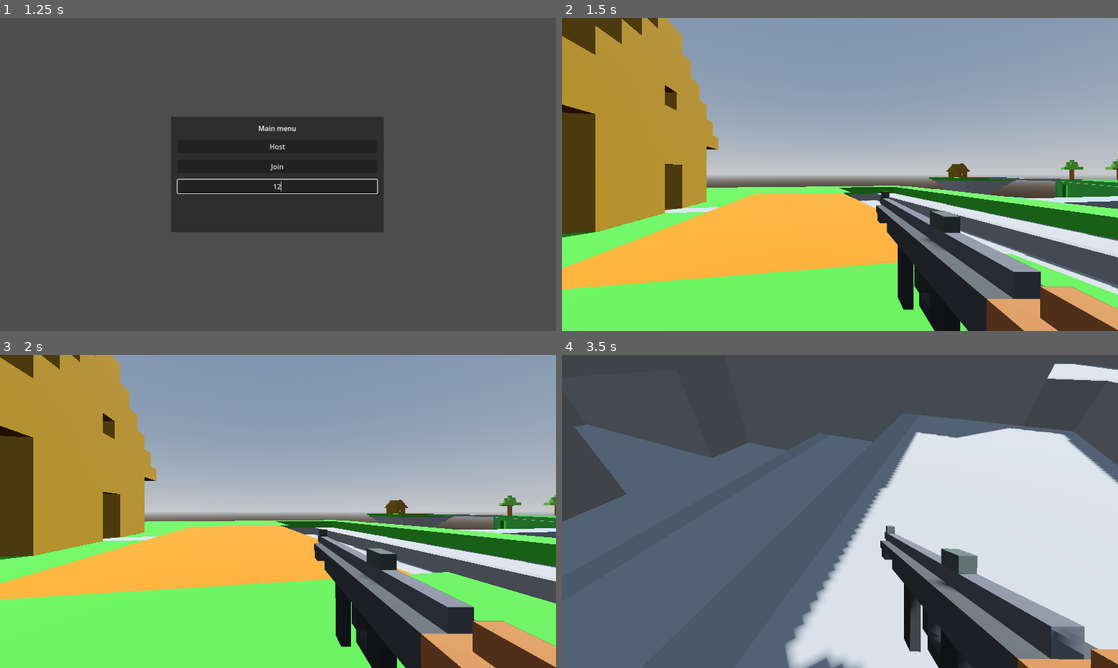
Above: before the commit, frames 1-4 (two rows, left to right).
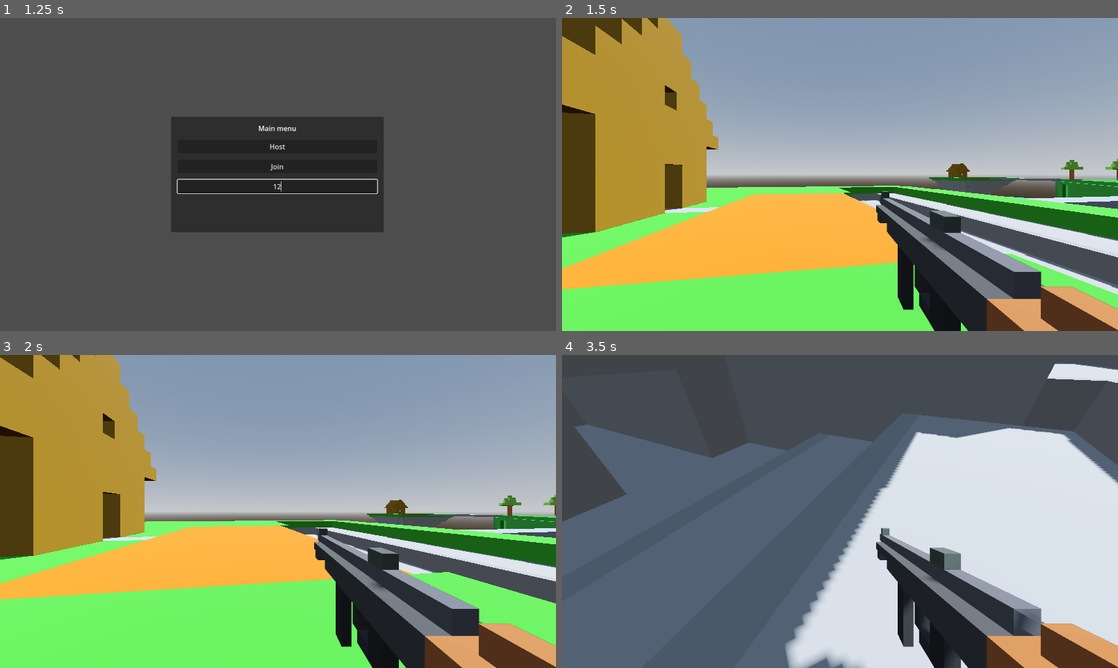
Above: after the commit, the same moments.

Repository: qdanq/Battle-duo
Game: Godot game, scene res://menu.tscn
The game is run twice, just before and just after one commit, with the same random seed, the same clock (stepped at 60 frames per second) and the same inputs.
Inputs (mouse positions are in pixels of both pictures, inside the frame that each line leads up to):
- Up to frame 1 (1.25 s): click (278, 187) at 0.52 s; type "12" at 0.6 s
- Up to frame 2 (1.5 s): click "Host" at 1.25 s
- Up to frame 3 (2 s): no input
- Up to frame 4 (3.5 s): tap Enter (ui_accept) at 2, 2.27, 3.02 s; move the mouse to (867, 511) at 2.02 s; press the mouse at (867, 511) at 2.03 s; hold W (Up) from 2.03 s (still down); move the mouse to (812, 511) at 2.77 s; release the mouse at (812, 511) at 2.78 s; click (812, 511) at 2.85 s

Frame 1 is identical in both runs. In frame 2, less than 0.1% of the frame differs, in the area x 56-100%, y 55-100%; in frame 3, 1.1%; in frame 4, 5.7%, in the area x 56-100%, y 54-100%.

Commit message:
Make correct shoot anim play.

Diff:
--- a/CharacterBody3D.gd
+++ b/CharacterBody3D.gd
@@ -33,9 +33,7 @@
 			camera.rotate_x(-event.relative.y * 0.01)
 			camera.rotation.x = clamp(camera.rotation.x, deg_to_rad(-80), deg_to_rad(80))
 
-	if Input.is_action_just_pressed("shoot") \
-	and anim_player.current_animation != "shoot":
-		play_shoot_effects()
+
 
 
 func _process(delta):
@@ -47,6 +45,7 @@
 	if not is_on_floor():
 		velocity.y -= gravity * delta
 
+	play_shoot_effects()
 	# Handle Jump.
 	if Input.is_action_just_pressed("ui_accept") and is_on_floor():
 		velocity.y = JUMP_VELOCITY
@@ -73,5 +72,7 @@
 	move_and_slide()
 
 func play_shoot_effects():
-	anim_player.stop()
-	anim_player.play("shoot")
+	if Input.is_action_pressed("shoot"):
+		anim_player.play("shoot")
+	else:
+		anim_player.stop()
--- a/character_body_3d.tscn
+++ b/character_body_3d.tscn
@@ -110,7 +110,6 @@
 [sub_resource type="Animation" id="Animation_mfles"]
 resource_name = "shoot"
 length = 0.1
-loop_mode = 1
 tracks/0/type = "value"
 tracks/0/imported = false
 tracks/0/enabled = true
